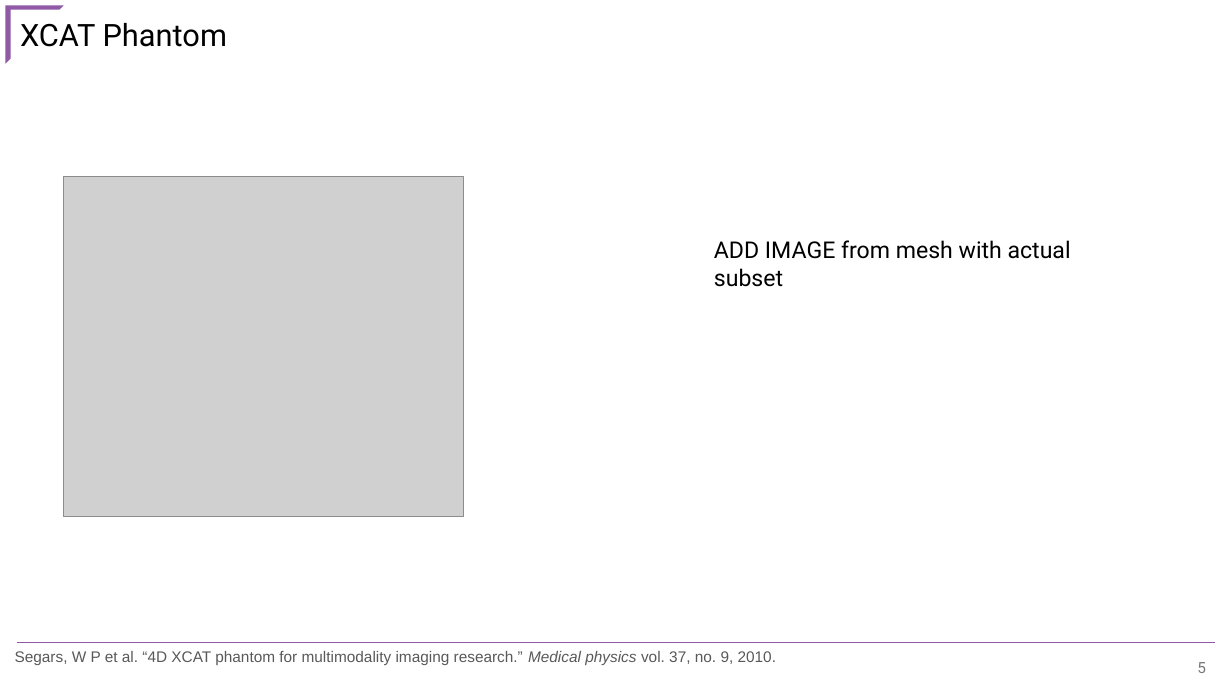
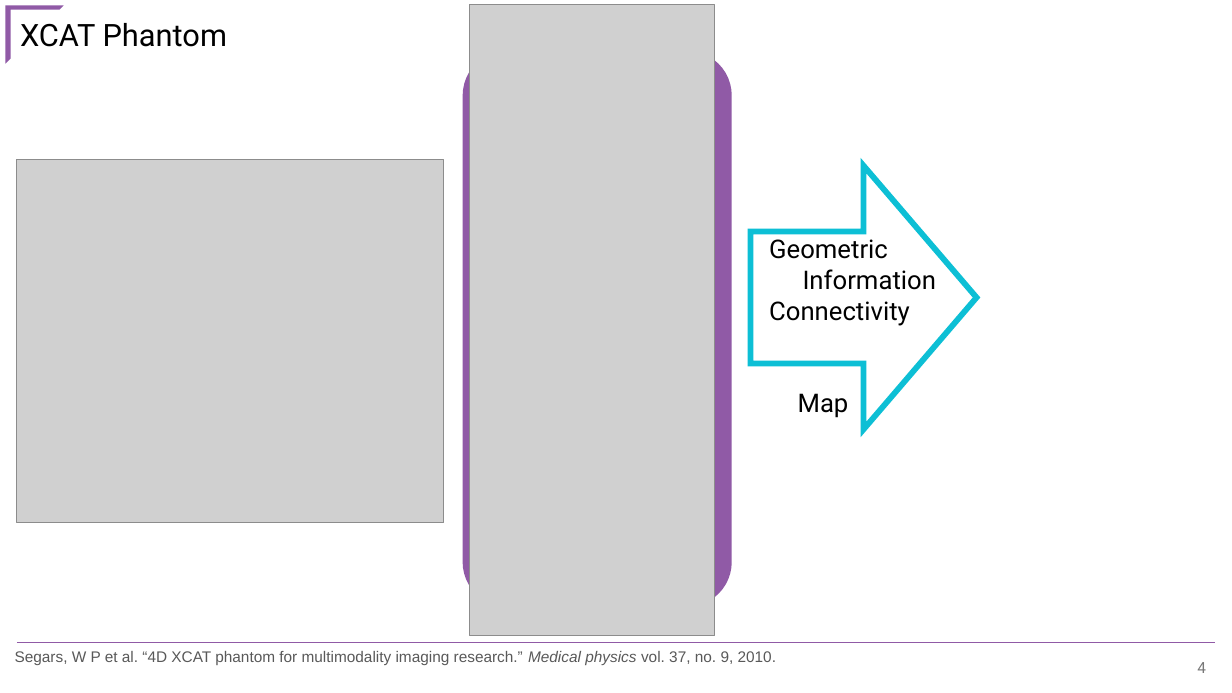
Before and after one commit to CNorthwayMedPhys/Full-Body-Flow-Model-Project, a slide deck: slide 4 of Working Documents/COMP2025.pptx (slide 5 before the commit). Drawn at 1232x693 pixels with LibreOffice and Linux fonts; fonts in the diff are those of the drawing; grey boxes stand for pictures. Boxes give left, top, right and bottom in pixels: in the first picture for what was removed or moved away, otherwise in the second. Text is boxed around its words. In the diff, an @@ line names an element or a change of style, - is before the commit and + after.

```diff
--- a/Working Documents/COMP2025.pptx
+++ b/Working Documents/COMP2025.pptx
@@ picture added at box(470, 5, 715, 636) @@
@@ rounded rectangle added at box(463, 51, 732, 607), fill #905AA6 @@
@@ picture: place and size @@
-picture at box(64, 177, 464, 517)
+picture at box(17, 160, 444, 523)
@@ right arrow added at box(750, 165, 977, 429), outline #0DBFD5 4.5 pt @@
@@ text added at box(769, 239, 936, 418), 20 pt, text #000000 @@
+Geometric
+n Information
+Connectivity nnMap
@@ text removed at box(714, 240, 1071, 287) @@
-ADD IMAGE from mesh with actual subset
@@ page number at box(1197, 662, 1206, 673): text changed @@
-5
+4
```
Also in this commit, not shown: 5 other slides changed, 11 slides added, 5 slides removed, 15 other files.
